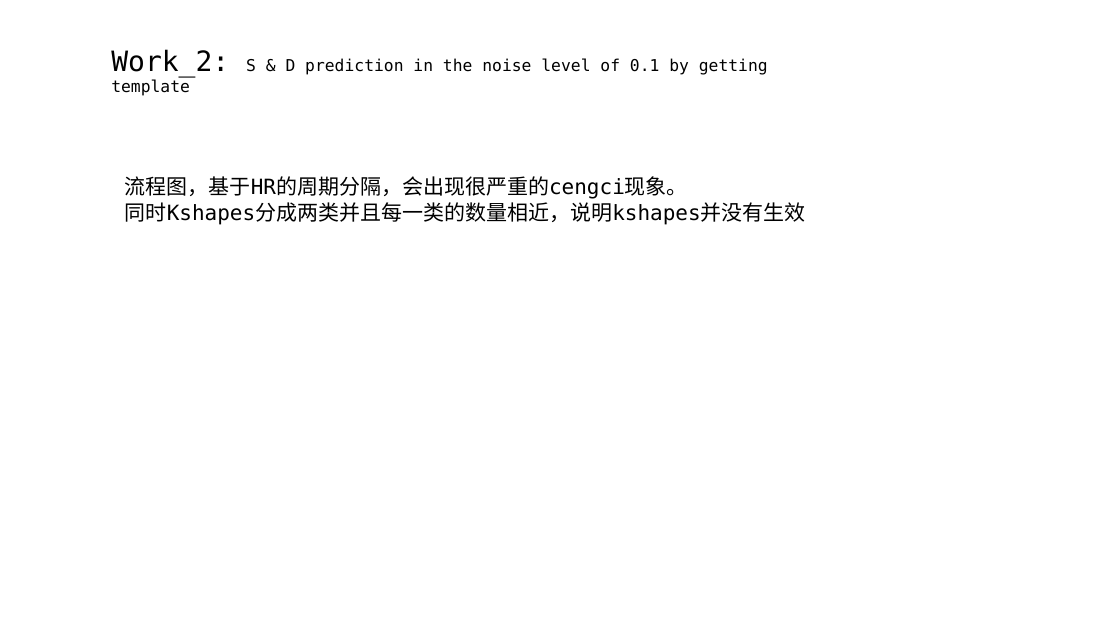
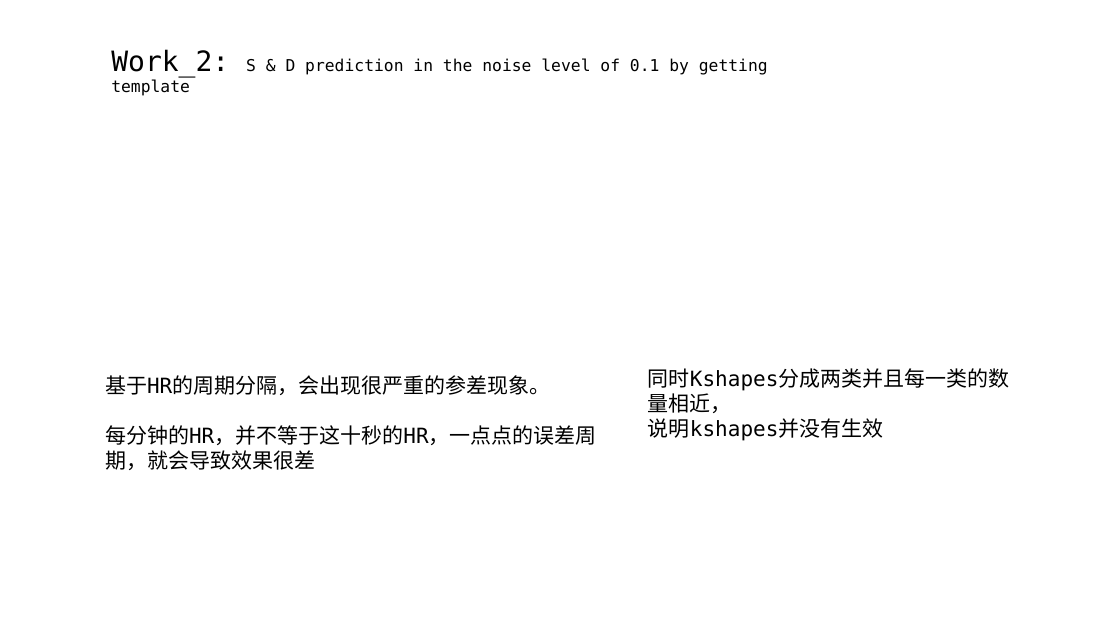
Before and after one commit to A-Big-Tortoise/Presentation, a slide deck: slide 8 of Presentation_828_JiayuChen.pptx. Drawn at 1120x630 pixels with LibreOffice and Linux fonts; fonts in the diff are those of the drawing. Boxes give left, top, right and bottom in pixels: in the first picture for what was removed or moved away, otherwise in the second. Text is boxed around its words. In the diff, an @@ line names an element or a change of style, - is before the commit and + after.

```diff
--- a/Presentation_828_JiayuChen.pptx
+++ b/Presentation_828_JiayuChen.pptx
@@ text at [105, 375, 597, 470]: text changed @@
-流程图，基于HR的周期分隔，会出现很严重的cengci现象。
-同时Kshapes分成两类并且每一类的数量相近，说明kshapes并没有生效
+基于HR的周期分隔，会出现很严重的参差现象。
+每分钟的HR，并不等于这十秒的HR，一点点的误差周期，就会导致效果很差
@@ text added at [648, 368, 1009, 441], 18 pt, text #000000 @@
+同时Kshapes分成两类并且每一类的数量相近，
+说明kshapes并没有生效
```
Also in this commit, not shown: 5 other slides changed, 4 slides added, 2 slides removed.
